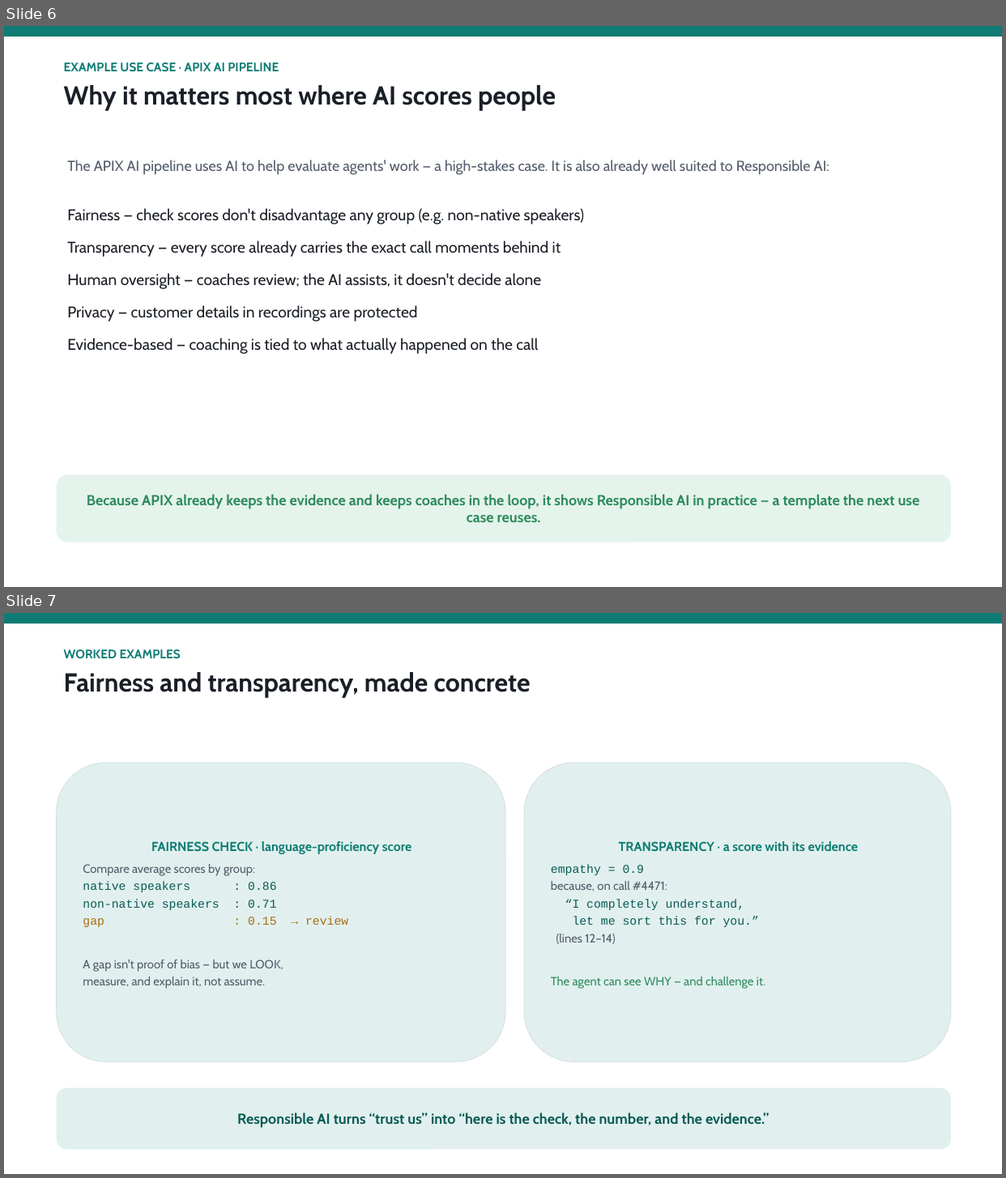
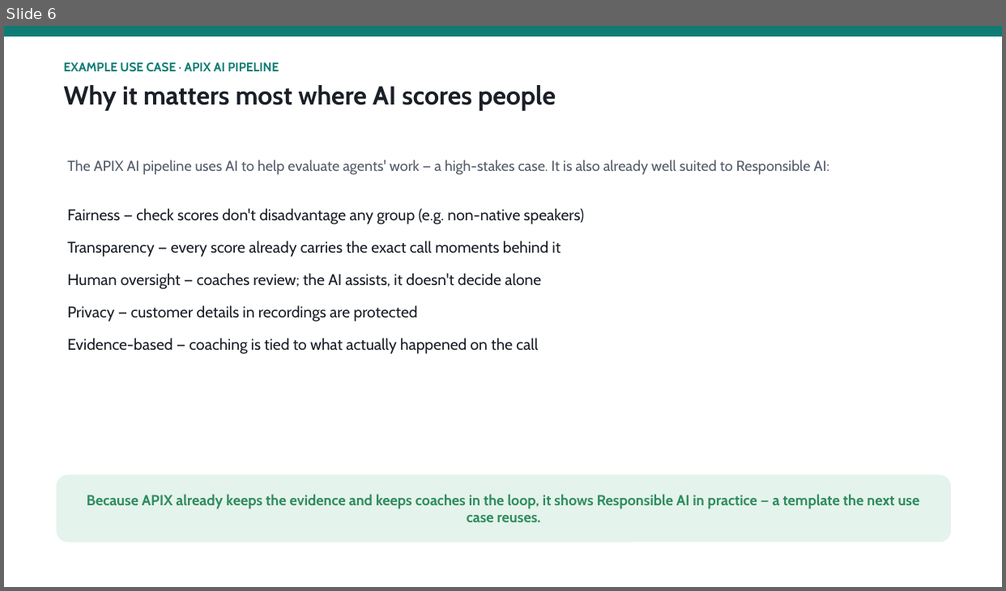
Before and after one commit to shyamanugu/LLMOps, a slide deck: usecases/ai_pipeline 2/docs/Responsible_AI_LLMOps.pptx. Shown one above the other, each under a label of ours: slides 6 and 7 before the commit, slide 6 after it. The pictures are 1006x1178 and 1006x591 pixels, drawn with LibreOffice and Linux fonts; fonts in the diff are those of the drawing. Boxes give left, top, right and bottom in pixels: in the first picture for what was removed or moved away, otherwise in the second. Text is boxed around its words. In the diff, an @@ line names an element or a change of style, - is before the commit and + after.

```diff
--- a/usecases/ai_pipeline 2/docs/Responsible_AI_LLMOps.pptx
+++ b/usecases/ai_pipeline 2/docs/Responsible_AI_LLMOps.pptx
@@ slide 7 removed at <box>4,613,1002,1174</box>, background #FFFFFF @@
@@ rectangle removed at <box>4,613,1002,624</box> @@
@@ text removed at <box>64,649,530,697</box> @@
-WORKED EXAMPLES
-Fairness and transparency, made concrete
@@ rounded rectangle removed at <box>57,763,505,1063</box> @@
-FAIRNESS CHECK · language-proficiency score
-Compare average scores by group:
-native speakers : 0.86
-non-native speakers : 0.71
-gap : 0.15 → review
-A gap isn't proof of bias — but we LOOK,
-measure, and explain it, not assume.
@@ rounded rectangle removed at <box>524,763,951,1063</box> @@
-TRANSPARENCY · a score with its evidence
-empathy = 0.9
-because, on call #4471:
-“I completely understand,
-let me sort this for you.”
-(lines 12–14)
-The agent can see WHY — and challenge it.
@@ rounded rectangle removed at <box>57,1088,951,1150</box> @@
-Responsible AI turns “trust us” into “here is the check, the number, and the evidence.”
```
Also in this commit, not shown: 1 slide added.
